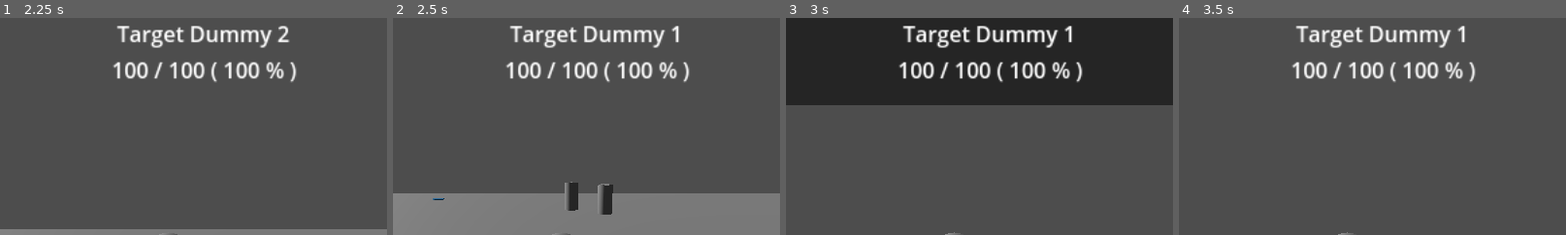
Above: before the commit, frames 1-4 (left to right).
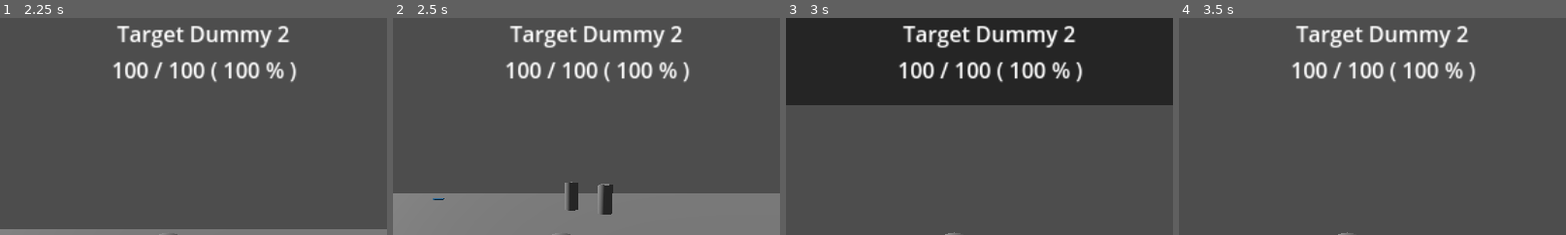
Above: after the commit, the same moments.

Repository: Uraxii/project-corridor
Game: Godot game, scene res://data/menus/main_menu.tscn
Same seed, same stepped clock (60 frames per second), same inputs: the game is played once before the commit and once after it.
Inputs (mouse positions are % of the whole screen's width and height, from its top left):
- Up to frame 1 (2.25 s): click "Start Game" at 0.5 s; move the mouse to (72, 45) at 1.27 s; hold D (move_right) 1.28-2.03 s; tap Tab (target_next) at 1.35 s; tap Space (jump) at 1.52 s; move the mouse to (30, 55) at 2.02 s; hold S (move_back) from 2.03 s (still down); right-click (30, 55) at 2.1 s
- Up to frame 2 (2.5 s): keep holding S (move_back); tap Space (jump) at 2.27 s; tap Tab (target_next) at 2.3 s
- Up to frame 3 (3 s): move the mouse to (60, 28) at 2.77 s; release S (move_back) at 2.78 s; press the mouse at (60, 28) at 2.78 s; hold D (move_right) from 2.78 s (still down)
- Up to frame 4 (3.5 s): keep holding D (move_right); tap Tab (target_next) at 3.05 s
The pictures show only the part of the screen within x 28-78%, y 0-50%; the shares and areas given below are measured in that part.

Frame 1 is identical in both runs. In frame 2, 0.1% of the frame differs, in the area x 71-75%, y 3-12%; in frame 3, 0.1%; in frame 4, 0.1%.

Commit message:
Refactored target selection

Diff:
--- a/data/entities/player/player.tscn
+++ b/data/entities/player/player.tscn
@@ -84,7 +84,6 @@
 current = true
 
 [node name="Body" type="CharacterBody3D" parent="."]
-collision_layer = 0
 
 [node name="Visual" type="MeshInstance3D" parent="Body"]
 mesh = SubResource("CapsuleMesh_g00a7")
--- a/data/entities/target_dummy/target_dummy.tscn
+++ b/data/entities/target_dummy/target_dummy.tscn
@@ -1,10 +1,10 @@
 [gd_scene load_steps=8 format=3 uid="uid://cys2dvmphwy10"]
 
-[ext_resource type="Script" uid="uid://dhspsladmix1l" path="res://Scripts/Entities/target_dummy.gd" id="1_d47au"]
-[ext_resource type="PackedScene" uid="uid://ht0rssl8am3o" path="res://Scenes/Components/stats.tscn" id="1_pevps"]
-[ext_resource type="PackedScene" uid="uid://vbp752xidmk7" path="res://Scenes/Components/movement.tscn" id="3_16wqd"]
-[ext_resource type="PackedScene" uid="uid://b6pdubcmdvlua" path="res://components/health/health.tscn" id="4_ika71"]
-[ext_resource type="PackedScene" uid="uid://3ggg5e0jg00u" path="res://components/death/death.tscn" id="5_8y62q"]
+[ext_resource type="Script" uid="uid://dhspsladmix1l" path="res://data/entities/target_dummy/target_dummy.gd" id="1_d47au"]
+[ext_resource type="PackedScene" uid="uid://ht0rssl8am3o" path="res://data/entities/components/stats/stats.tscn" id="1_pevps"]
+[ext_resource type="PackedScene" uid="uid://vbp752xidmk7" path="res://data/entities/components/movement/movement.tscn" id="3_16wqd"]
+[ext_resource type="PackedScene" uid="uid://b6pdubcmdvlua" path="res://data/entities/components/health/health.tscn" id="4_ika71"]
+[ext_resource type="PackedScene" uid="uid://3ggg5e0jg00u" path="res://data/entities/components/death/death.tscn" id="5_8y62q"]
 
 [sub_resource type="CylinderMesh" id="CylinderMesh_cdmvn"]
 
--- a/data/skills/abilities/player_select_target/player_select_target.gd
+++ b/data/skills/abilities/player_select_target/player_select_target.gd
@@ -1,54 +1,71 @@
 class_name PlayerSelectTarget extends Area3D
 
-@export var cooldown:float = 0
-@export var refresh_rate: float = 0.1
+const MAX_TARGETING_DISTACNE = 500
 
-@onready var vision_timer = Timer.new()
-
-var target_cache: Array[Entity] = []
+var potential_targets: Array[Entity] = []
 var next_target:int = 0
 var player_owner: Entity = null
 
 
 func initialize(player: Entity):
+        print('targeting')
+
         player_owner = player
 
-
-func target_next() -> void:
-        if target_cache.size() == 0:
-                return
-
-        if next_target > target_cache.size() - 1:
-                next_target = 0
-
-        # print('Current target:', target_cache[next_target].name)
-
-        player_owner.set_target(target_cache[next_target])
-
-        next_target += 1
+        set_monitoring(true)
 
 
-func target_entity(new_target: Entity) -> void:
-        player_owner.set_target(new_target)
-
-
-func refresh_targets() -> void :
+func _ready() -> void:
         position = player_owner.body.position
 
         var collisions = get_overlapping_bodies()
 
-        target_cache.clear()
+        print('collisions size %d' % collisions.size())
 
         for body in collisions:
-                var entity = body.get_parent()
-                if entity is Entity and entity != player_owner:
-                        target_cache.append(entity)
-
-        # print('Refreshed target_cache. Size:', target_cache.size())
+                _on_body_entered(body)
 
 
-func _ready() -> void:
-        vision_timer.wait_time = refresh_rate
-        add_child(vision_timer)
-        vision_timer.timeout.connect(refresh_targets)
-        vision_timer.start()
+func _process(delta: float) -> void:
+        position = player_owner.body.position
+
+        if player_owner.target == null or position.distance_to(player_owner.target.body.position) > MAX_TARGETING_DISTACNE:
+                player_owner.set_target(null)
+
+
+func _on_body_entered(body):
+        print('body entered targeting zone.')
+
+        var parent_node = body.get_parent()
+
+        if parent_node == player_owner or parent_node is not Entity:
+                return
+
+        potential_targets.append(parent_node)
+
+
+func _on_body_exited(body):
+        print('body left targeting zone.')
+
+        var parent_node = body.get_parent()
+
+        if parent_node is not Entity or not (parent_node in potential_targets):
+                return
+
+        potential_targets.erase(parent_node)
+
+
+func target_next() -> void:
+        print('target next')
+
+        if potential_targets.size() == 0:
+                return
+
+        if next_target > potential_targets.size() - 1:
+                next_target = 0
+
+        print('Current target:', potential_targets[next_target].name)
+
+        player_owner.set_target(potential_targets[next_target])
+
+        next_target += 1
--- a/data/skills/abilities/player_select_target/player_select_target.tscn
+++ b/data/skills/abilities/player_select_target/player_select_target.tscn
@@ -10,5 +10,8 @@
 script = ExtResource("1_vqw8p")
 
 [node name="CollisionShape3D" type="CollisionShape3D" parent="."]
-transform = Transform3D(50, 0, 0, 0, 50, 0, 0, 0, 50, 0, 0, 0)
+transform = Transform3D(20, 0, 0, 0, 20, 0, 0, 0, 20, 0, 0, 0)
 shape = SubResource("SphereShape3D_qckfs")
+
+[connection signal="body_entered" from="." to="." method="_on_body_entered"]
+[connection signal="body_exited" from="." to="." method="_on_body_exited"]
